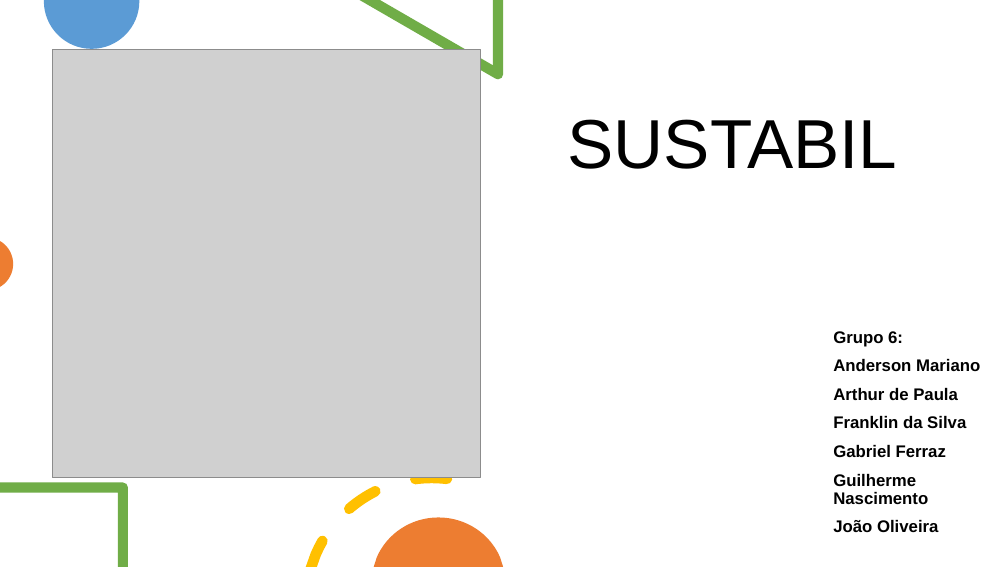
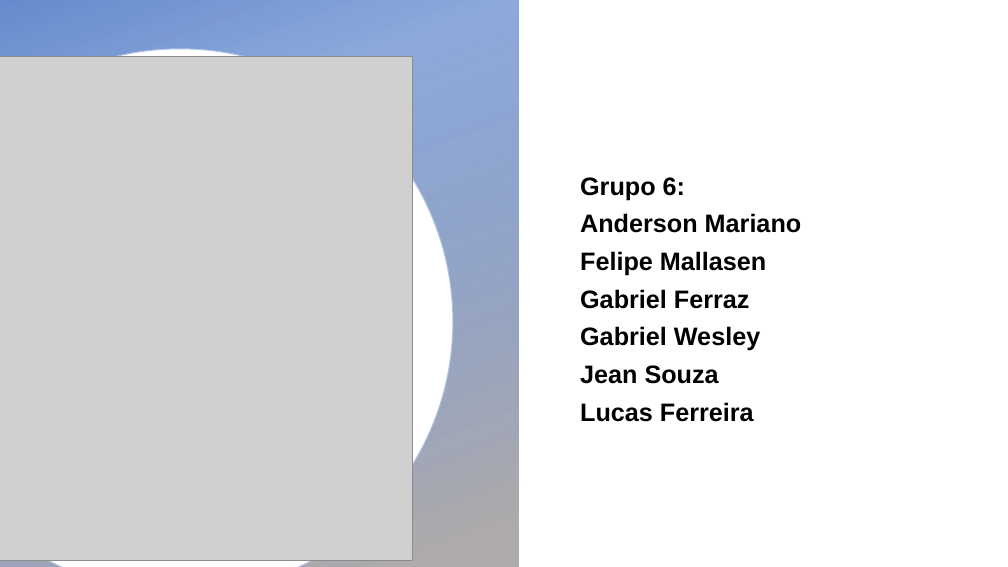
Before and after one commit to Anderson-MF/SPRINT2-SUSTABIL-PROJETO, a slide deck: slide 1 of SUSTABIL - Apresentação real.pptx. Drawn at 1008x567 pixels with LibreOffice and Linux fonts; fonts in the diff are those of the drawing; grey boxes stand for pictures; background and template pictures are left out. Boxes give left, top, right and bottom in pixels: in the first picture for what was removed or moved away, otherwise in the second. Text is boxed around its words. In the diff, an @@ line names an element or a change of style, - is before the commit and + after.

```diff
--- a/SUSTABIL - Apresentação real.pptx
+++ b/SUSTABIL - Apresentação real.pptx
@@ rectangle added at [0,0,519,567], fill gradient #4472C4 to #AFABAB @@
@@ freeform shape removed at [44,0,139,49] @@
@@ freeform shape removed at [360,0,504,79] @@
@@ picture: place and size @@
-picture at [52,49,480,477]
+picture at [0,56,412,560]
@@ freeform shape added at [0,49,453,567], fill #FFFFFF, outline #A5A5A5 1 pt @@
@@ title removed at [568,119,897,169] @@
-SUSTABIL
@@ subtitle "Grupo 6:": place and size @@
-subtitle "Grupo 6:" at [833,331,980,532]
+subtitle "Grupo 6:" at [580,213,802,422]
@@ subtitle "Grupo 6:" at [580,213,802,422]: vertical alignment top to bottom @@
@@ subtitle at [580,213,802,309]: size 16 to 24 pt in "Grupo 6:", "Anderson Mariano", "Gabriel Ferraz" @@
@@ freeform shape removed at [0,241,13,287] @@
@@ subtitle at [580,251,766,276]: text changed; size 16 to 24 pt @@
-Arthur de Paula
-Franklin da Silva
+Felipe Mallasen
@@ subtitle at [580,326,760,422]: text changed; size 16 to 24 pt @@
-Guilherme Nascimento
-João Oliveira
+Gabriel Wesley
+Jean Souza
+Lucas Ferreira
@@ freeform shape removed at [306,473,452,567] @@
@@ freeform shape removed at [0,482,128,567] @@
@@ freeform shape removed at [374,517,503,567] @@
```
Also in this commit, not shown: 14 other slides changed, 1 slide added, 1 slide removed.
